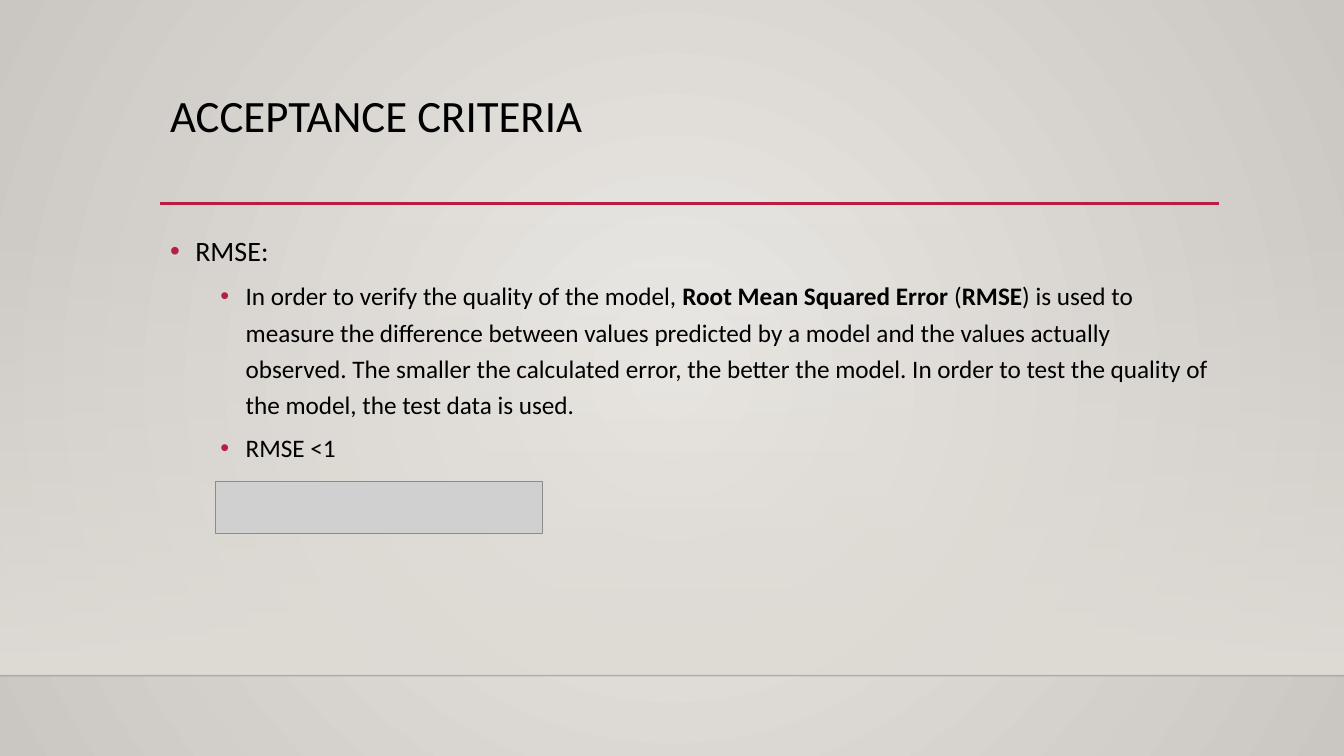
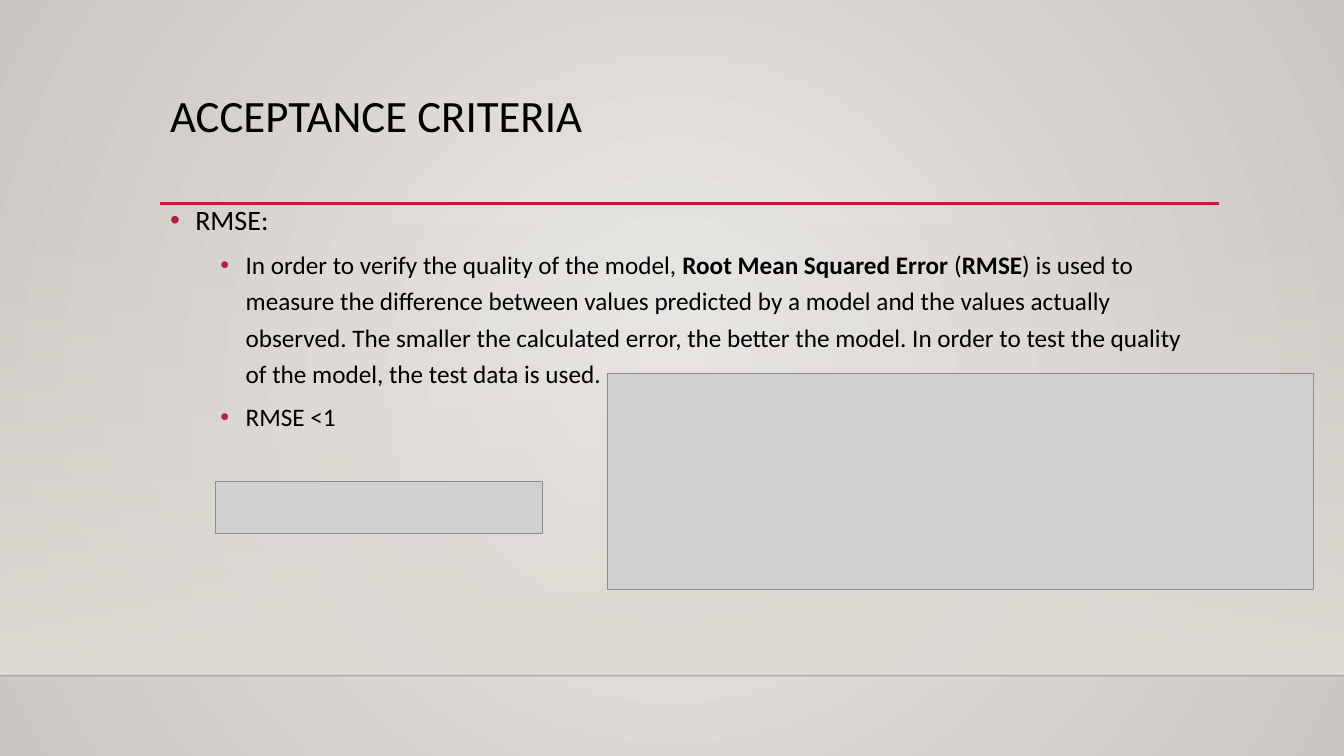
Before and after one commit to sml230031/RestaurantRecommendationSystem, a slide deck: slide 12 of Presentation.pptx. Drawn at 1344x756 pixels with LibreOffice and Linux fonts; fonts in the diff are those of the drawing; grey boxes stand for pictures; background and template pictures are left out. Boxes give left, top, right and bottom in pixels: in the first picture for what was removed or moved away, otherwise in the second. Text is boxed around its words. In the diff, an @@ line names an element or a change of style, - is before the commit and + after.

Commit message:
update ppt

```diff
--- a/Presentation.pptx
+++ b/Presentation.pptx
@@ text "RMSE:" rewrapped from box(195, 243, 1207, 457) to box(195, 212, 1181, 426) @@
@@ picture added at box(608, 374, 1314, 590) @@
```
Also in this commit, not shown: 2 other slides changed.
